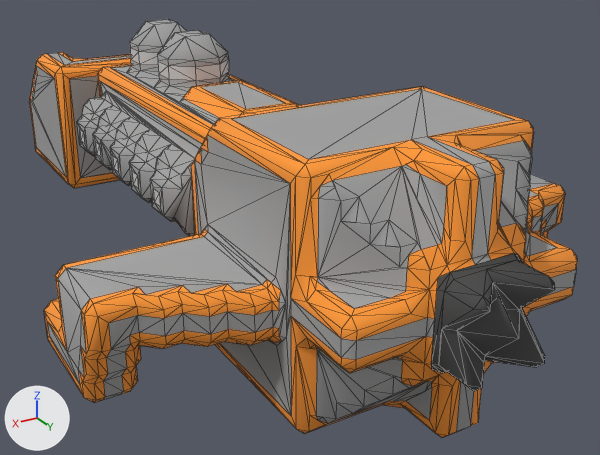
What one commit did to the OBJ model src/jsMain/resources/meshes/ndrc-3-slagschip-class.obj.
Both versions are drawn from a 50 mm lens placed at (25.8, 52.9, 27.3), pointed at (-3.3, 4.4, 3.1). Every picture has the same lights, and +X, +Y and +Z are marked at lower left. Mesh edges are drawn as thin lines. Where no turn or scale is listed for an object, it has been applied to the vertices.

Objects in the first picture: 'ndrc-3-slagschip-class'.
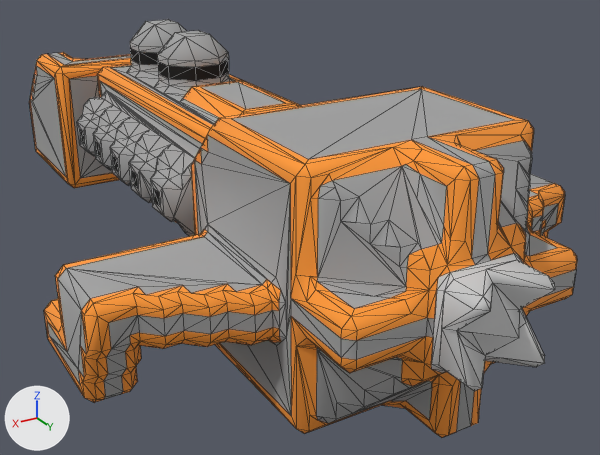
Where the change shows, as pixel boxes (x1, y1, x2, y2) in the pictures (600 x 455 px; the box of a moved part takes in the faces that stretch with it):
part 1 of me_ndrc_3_slagschip_class, moved or reshaped
    before: (296, 284, 518, 402)
    after: (317, 221, 545, 387)
part 2 of me_ndrc_3_slagschip_class, surface changed
    both: (80, 48, 555, 391)

The edits, one by one:
me_ndrc_3_slagschip_class is used by ob_ndrc_3_slagschip_class; location (0.0, 0.0, 0.0).
me_ndrc_3_slagschip_class had 1772 vertices, 3351 faces and spanned x -16.5..16.5, y -29.5..29.5, z 0.0..16.0.
me_ndrc_3_slagschip_class now has 1773 vertices, 3356 faces and spans x -16.5..16.5, y -29.5..29.5, z 0.0..16.0.
me_ndrc_3_slagschip_class part 1: 2 vertices moved from x -1.0..1.0, y 28.5, z 7.5..9.5 to x 0.0..2.0, y 28.0, z 6.0..8.0; 4 vertices removed from x -5.0..7.0, y 22.5..28.0, z 2.5..9.0; 5 vertices added at x -7.0..5.0, y 22.5..28.0, z 5.5..9.5.
me_ndrc_3_slagschip_class part 2: 318 kept faces spanning x -7.5..7.5, y -27.5..29.5, z 2.7..14.0 get new texture (UV) coordinates.
